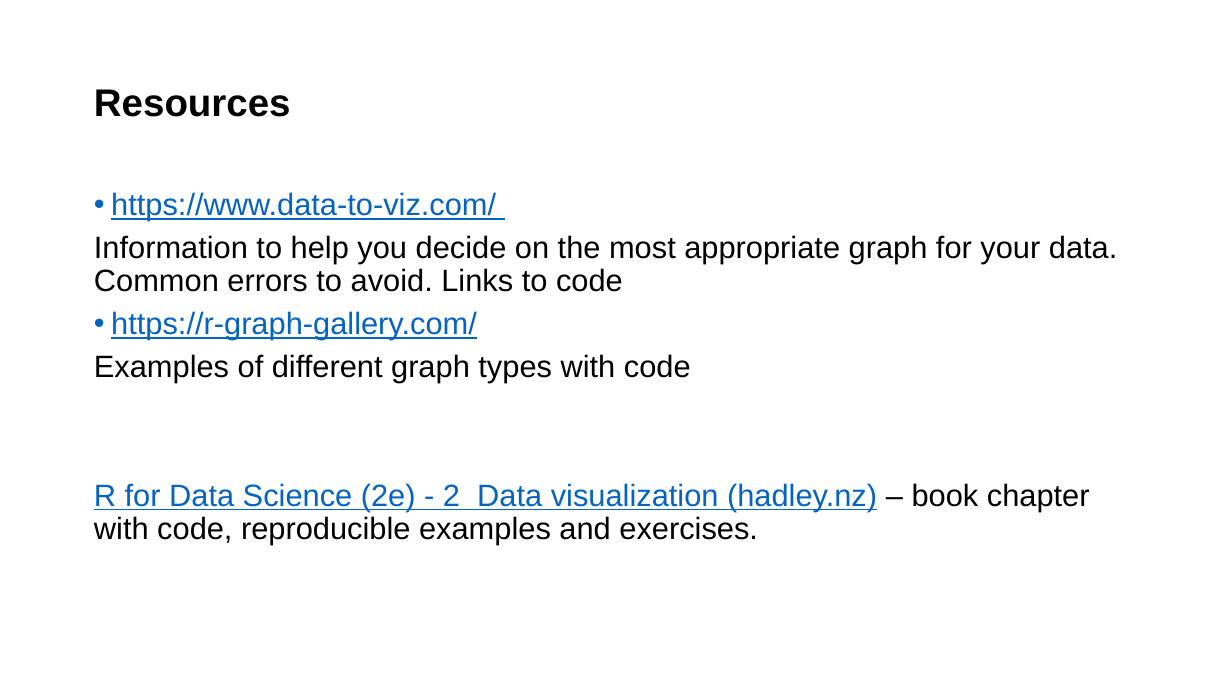
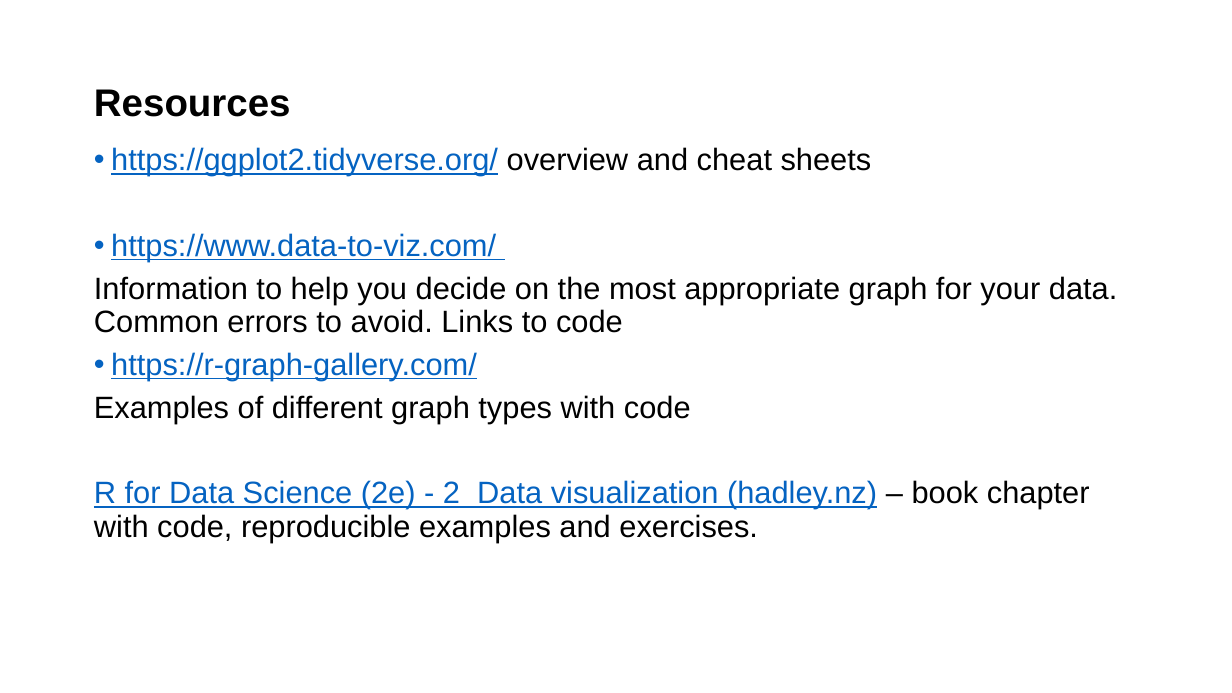
Before and after one commit to Public-Health-Scotland/ATI-ggplot-training, a slide deck: slide 26 of Introduction to ggplot.pptx. Drawn at 1232x693 pixels with LibreOffice and Linux fonts; fonts in the diff are those of the drawing; background and template pictures are left out. Boxes give left, top, right and bottom in pixels: in the first picture for what was removed or moved away, otherwise in the second. Text is boxed around its words. In the diff, an @@ line names an element or a change of style, - is before the commit and + after.

```diff
--- a/Introduction to ggplot.pptx
+++ b/Introduction to ggplot.pptx
@@ text "https://ggplot2.tidyverse.org/ overview and cheat sheets" moved from (x1=94, y1=192, x2=1117, y2=545) to (x1=94, y1=147, x2=1117, y2=542) @@
@@ text at (x1=111, y1=147, x2=872, y2=176): paragraph added @@
+• https://ggplot2.tidyverse.org/ overview and cheat sheets
```
Also in this commit, not shown: 3 other slides changed.
